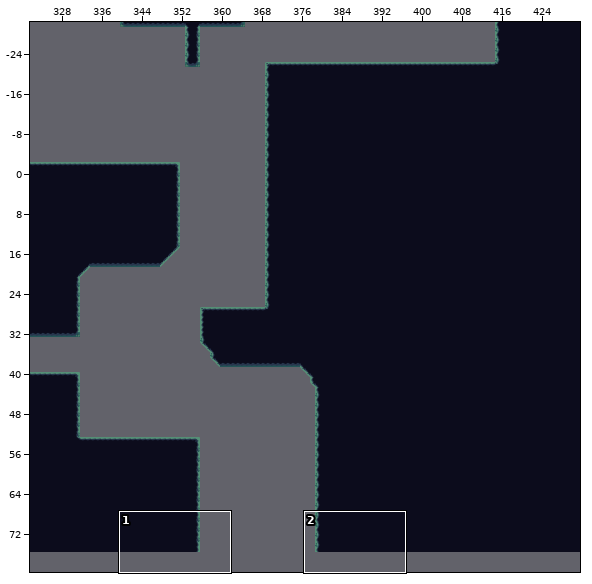
Tiled map, stored at UnityProject/CaseFileDream/Assets/CaseFileDream/TileSets/Tiled/Level01/Level01-TheGrotto.tmx. The picture above shows the old version from afar; the outline marks the close-up.
Close-up. Before the commit:
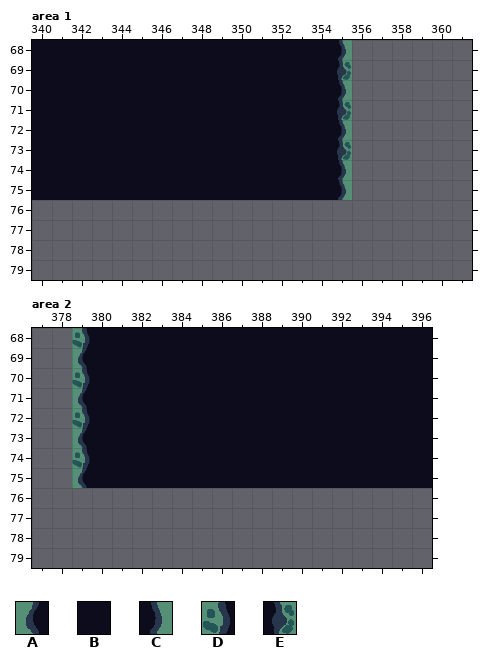
Cells are 32x32 px. Shown: area 1 x 340..361, y 68..79; area 2 x 377..396, y 68..79. The commit also changed other parts of the map, which this record leaves out.
Key: from "CyanMoss": A 8, B 9, C 11, D 16, E 19.
_ is an empty cell.
Layer "Overlay" before, area 1, first column x 340:
68 BBBBBBBBBBBBBBBC______
69 BBBBBBBBBBBBBBBE______
70 BBBBBBBBBBBBBBBC______
71 BBBBBBBBBBBBBBBE______
72 BBBBBBBBBBBBBBBC______
73 BBBBBBBBBBBBBBBE______
74 BBBBBBBBBBBBBBBC______
75 BBBBBBBBBBBBBBBC______
76 ______________________
77 ______________________
78 ______________________
79 ______________________
Layer "Overlay" before, area 2, first column x 377:
68 __DBBBBBBBBBBBBBBBBB
69 __ABBBBBBBBBBBBBBBBB
70 __DBBBBBBBBBBBBBBBBB
71 __ABBBBBBBBBBBBBBBBB
72 __DBBBBBBBBBBBBBBBBB
73 __ABBBBBBBBBBBBBBBBB
74 __DBBBBBBBBBBBBBBBBB
75 __ABBBBBBBBBBBBBBBBB
76 ____________________
77 ____________________
78 ____________________
79 ____________________
And afterwards:
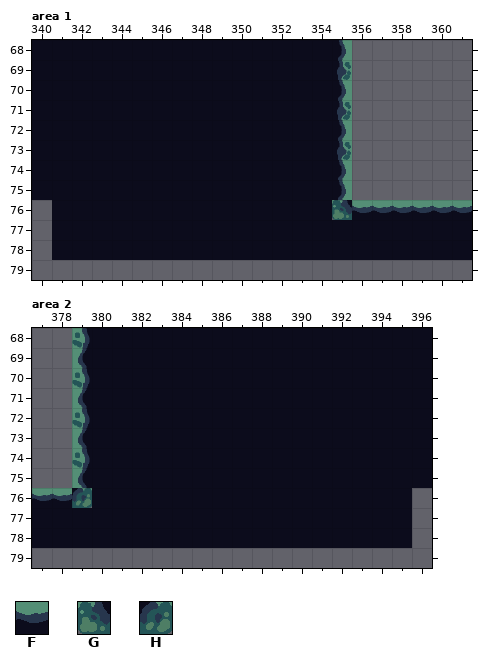
Further tiles: from "CyanMoss": F 1, G 24, H 27.
The edit:
Changed rows in their new state; . is an unchanged cell.
Layer "Overlay", area 1:
first column x 341:
76 BBBBBBBBBBBBBBGFFFFFF
77 BBBBBBBBBBBBBBBBBBBBB
78 BBBBBBBBBBBBBBBBBBBBB
Layer "Overlay", area 2:
first column x 377:
76 FFHBBBBBBBBBBBBBBBB
77 BBBBBBBBBBBBBBBBBBB
78 BBBBBBBBBBBBBBBBBBB
